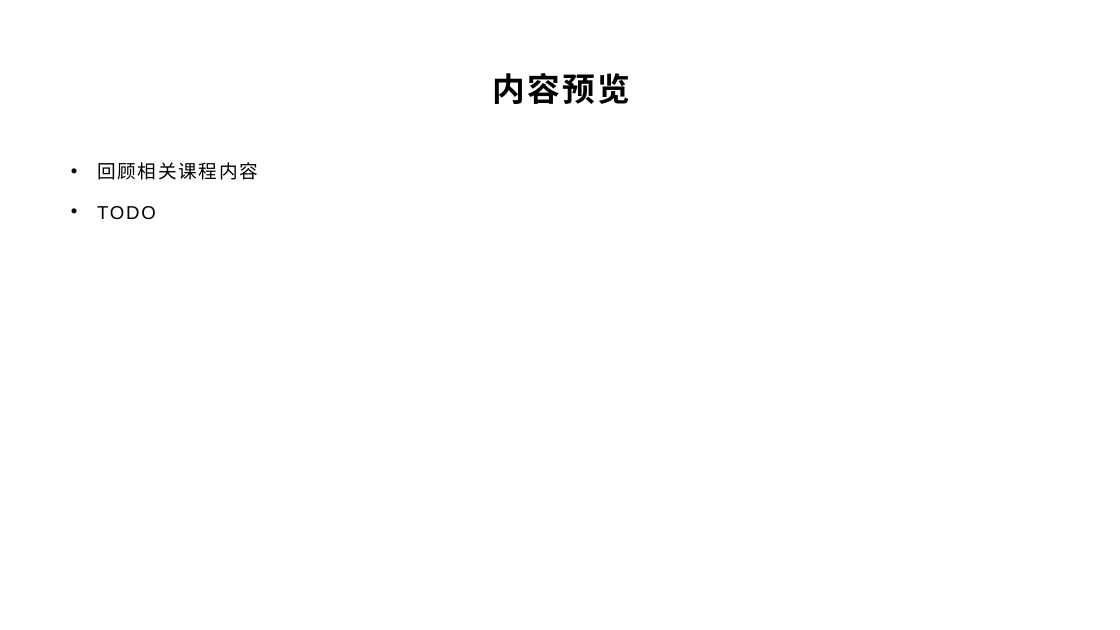
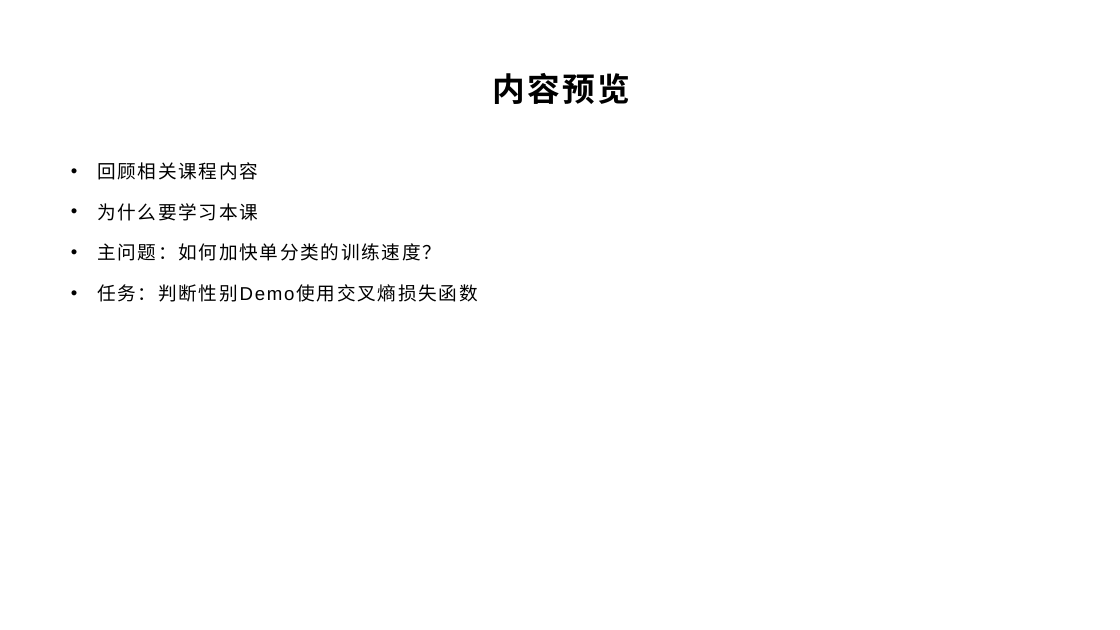
Before and after one commit to yyc-git/DeepLearningEdu, a slide deck: slide 3 of lessons/6_softmax/ppt/使用交叉熵损失函数和Softmax激活函数.pptx. Drawn at 1120x630 pixels with LibreOffice and Linux fonts; fonts in the diff are those of the drawing; background and template pictures are left out. Boxes give left, top, right and bottom in pixels: in the first picture for what was removed or moved away, otherwise in the second. Text is boxed around its words. In the diff, an @@ line names an element or a change of style, - is before the commit and + after.

```diff
--- a/lessons/6_softmax/ppt/使用交叉熵损失函数和Softmax激活函数.pptx
+++ b/lessons/6_softmax/ppt/使用交叉熵损失函数和Softmax激活函数.pptx
@@ text at (97,203,441,302): text changed @@
-• TODO
+• 为什么要学习本课
+• 主问题：如何加快单分类的训练速度？
+• 任务：判断性别Demo使用交叉熵损失函数
```
Also in this commit, not shown: 7 other slides changed, 27 other files.
